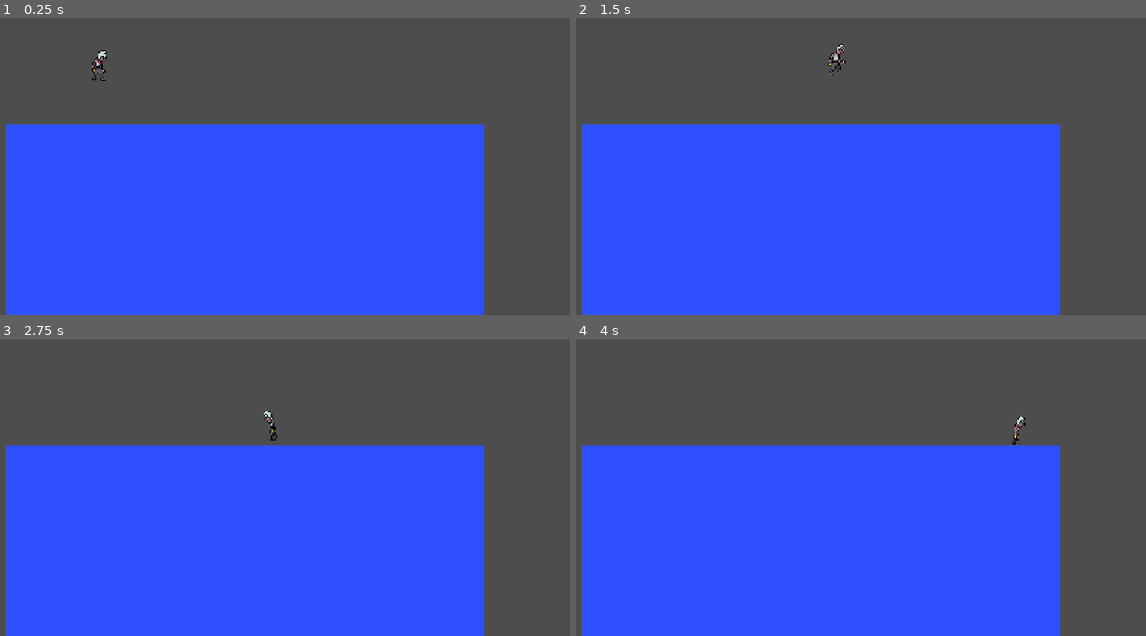
Above: before the commit, frames 1-4 (two rows, left to right).
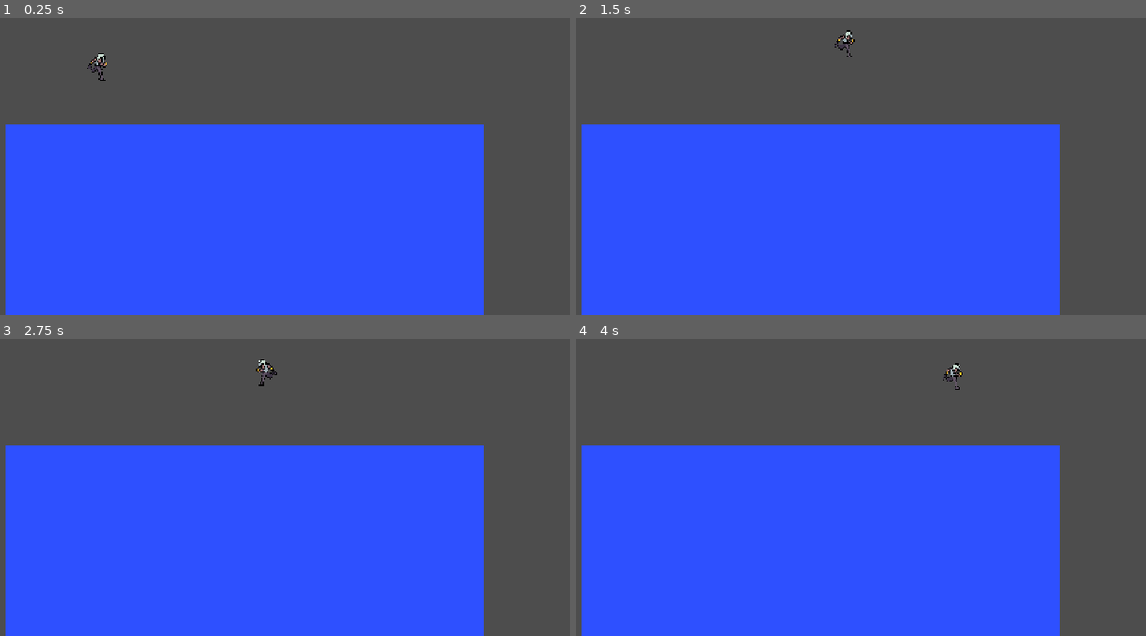
Above: after the commit, the same moments.

Repository: Hirab1/StickRing-Git-
Game: Godot game, scene res://map.tscn
The game is run twice, just before and just after one commit, with the same random seed, the same clock (stepped at 60 frames per second) and the same inputs.
Inputs:
- Up to frame 1 (0.25 s): no input
- Up to frame 2 (1.5 s): hold D (move_right) from 0.53 s (still down); tap Alt (dodge, bound only after the commit) at 0.6 s; tap Space (jump) at 0.77, 1.07 s; tap Shift (dodge, bound only before the commit) at 0.8, 1.35 s
- Up to frame 3 (2.75 s): tap Space (jump) at 1.52, 1.55, 1.82, 2.1 s; release D (move_right) at 2.03 s; hold A (move_left) from 2.03 s (still down); tap Alt (dodge, bound only after the commit) at 2.3 s
- Up to frame 4 (4 s): release A (move_left) at 2.78 s; hold D (move_right) from 2.78 s (still down); tap Alt (dodge, bound only after the commit) at 2.85 s; tap Space (jump) at 3.02, 3.32, 3.77, 3.8 s; tap Shift (dodge, bound only before the commit) at 3.05, 3.6 s

The runs differ from the first frame. In frame 1, 0.1% of the frame differs, in the area x 15-19%, y 10-22%; in frame 2, 0.2%, in the area x 44-49%, y 4-20%; in frame 3, 0.2%; in frame 4, 0.2%.

Commit message:
run, jump,roll, adn death animation

Diff:
--- /dev/null
+++ b/kill_zone.gd
@@ -0,0 +1,9 @@
+extends Area2D
+
+func _ready():
+	body_entered.connect(_on_body_entered)
+
+func _on_body_entered(body):
+	print("Entered kill zone: ", body.name)
+	if body.has_method("die"):
+		body.die()
--- a/map.tscn
+++ b/map.tscn
@@ -1,9 +1,13 @@
 [gd_scene format=3 uid="uid://do5i6fwv1dg83"]
 
 [ext_resource type="PackedScene" uid="uid://bn3m8at1jlbhr" path="res://player.tscn" id="1_c7s6e"]
+[ext_resource type="Script" uid="uid://uxxrvubbefl6" path="res://kill_zone.gd" id="2_wijl4"]
 
 [sub_resource type="RectangleShape2D" id="RectangleShape2D_g4v7s"]
 size = Vector2(740, 300)
+
+[sub_resource type="RectangleShape2D" id="RectangleShape2D_yf5fn"]
+size = Vector2(1036, 18.75)
 
 [node name="Map" type="Node2D" unique_id=2063123110]
 position = Vector2(343, 254)
@@ -23,3 +27,11 @@
 offset_right = 665.0
 offset_bottom = 396.0
 color = Color(0.18039216, 0.3137255, 1, 1)
+
+[node name="KillZone" type="Area2D" parent="." unique_id=241915999]
+position = Vector2(625, 900)
+script = ExtResource("2_wijl4")
+
+[node name="CollisionShape2D" type="CollisionShape2D" parent="KillZone" unique_id=610425145]
+position = Vector2(-350, -529.375)
+shape = SubResource("RectangleShape2D_yf5fn")
--- a/player.gd
+++ b/player.gd
@@ -5,7 +5,8 @@
 @onready var anim = $AnimationPlayer
 
 # Movement Tuning (Soulslike snappy feel)
-const SPEED = 280.0
+const WALK_SPEED = 150.0
+const RUN_SPEED = 280.0
 const ACCELERATION = 2400.0
 const FRICTION = 1800.0
 const JUMP_VELOCITY = -450.0
@@ -15,17 +16,22 @@
 const ROLL_DURATION = 0.28
 const ROLL_COOLDOWN = 0.45
 
+# Death Tuning
+const RESPAWN_DELAY = 1.2
+
 var gravity = ProjectSettings.get_setting("physics/2d/default_gravity")
 
-enum State { NORMAL, ROLLING }
+enum State { NORMAL, ROLLING, DEAD }
 var current_state = State.NORMAL
 
 var roll_timer = 0.0
 var roll_cd_timer = 0.0
 var facing_direction = 1.0
 var is_invulnerable = false
+var spawn_position = Vector2.ZERO
 
 func _ready():
+	spawn_position = global_position
 	if name.is_valid_int():
 		set_multiplayer_authority(name.to_int())
 	else:
@@ -40,6 +46,8 @@
 				handle_normal_movement(delta)
 			State.ROLLING:
 				handle_rolling_movement(delta)
+			State.DEAD:
+				pass # frozen until respawn
 
 		move_and_slide()
 
@@ -48,42 +56,48 @@
 		roll_cd_timer -= delta
 
 func handle_normal_movement(delta):
+	var input_dir = Input.get_axis("move_left", "move_right")
+
 	# Gravity
 	if not is_on_floor():
 		velocity.y += gravity * delta
 
-	# Jump
+	# Roll: A+Alt / D+Alt (needs a direction held)
+	if Input.is_action_just_pressed("dodge") and is_on_floor() and input_dir != 0 and roll_cd_timer <= 0.0:
+		facing_direction = sign(input_dir)
+		sprite.flip_h = facing_direction < 0
+		start_roll()
+		return
+
+	# Jump: Space (works while holding A or D too)
 	if Input.is_action_just_pressed("jump") and is_on_floor():
 		velocity.y = JUMP_VELOCITY
 
 	# Horizontal Acceleration & Deceleration
-	var input_dir = Input.get_axis("move_left", "move_right")
 	if input_dir != 0:
-		velocity.x = move_toward(velocity.x, input_dir * SPEED, ACCELERATION * delta)
+		var is_running = Input.is_action_pressed("run")
+		var target_speed = RUN_SPEED if is_running else WALK_SPEED
+
+		velocity.x = move_toward(velocity.x, input_dir * target_speed, ACCELERATION * delta)
 		facing_direction = sign(input_dir)
+		sprite.flip_h = facing_direction < 0
 
-		# --- VISUAL FLIP (Faces left when moving left) ---
-		if facing_direction == -1:
-			sprite.flip_h = true
-		else:
-			sprite.flip_h = false
-
-		# --- PLAY WALK ANIMATION ---
 		if is_on_floor():
-			anim.play("walk")
+			anim.play("run" if is_running else "walk")
 	else:
 		velocity.x = move_toward(velocity.x, 0, FRICTION * delta)
 
-		# --- PLAY IDLE ANIMATION WHEN STOPPED ---
 		if is_on_floor():
 			anim.play("idle")
 
-	# Roll / Dodge Check
-	if Input.is_action_just_pressed("dodge") and is_on_floor() and roll_cd_timer <= 0.0:
-		start_roll()
+	# --- JUMP / AIR ANIMATION ---
+	if not is_on_floor() or velocity.y < 0:
+		if anim.assigned_animation != "jump":
+			anim.play("jump")
 
 func start_roll():
 	current_state = State.ROLLING
+	anim.play("roll")
 	roll_timer = ROLL_DURATION
 	roll_cd_timer = ROLL_COOLDOWN
 	is_invulnerable = true
@@ -97,3 +111,21 @@
 	if roll_timer <= 0:
 		is_invulnerable = false
 		current_state = State.NORMAL
+
+# --- Death / Respawn ---
+func die():
+	if current_state == State.DEAD:
+		return
+	current_state = State.DEAD
+	is_invulnerable = true
+	velocity = Vector2.ZERO
+	anim.play("death")
+	await get_tree().create_timer(RESPAWN_DELAY).timeout
+	respawn()
+
+func respawn():
+	global_position = spawn_position
+	velocity = Vector2.ZERO
+	is_invulnerable = false
+	current_state = State.NORMAL
+	anim.play("idle")
--- a/player.tscn
+++ b/player.tscn
@@ -22,6 +22,23 @@
 "values": [12]
 }
 
+[sub_resource type="Animation" id="Animation_dw050"]
+resource_name = "death"
+length = 0.7
+step = 0.02
+tracks/0/type = "value"
+tracks/0/imported = false
+tracks/0/enabled = true
+tracks/0/path = NodePath("Sprite2D:frame")
+tracks/0/interp = 1
+tracks/0/loop_wrap = true
+tracks/0/keys = {
+"times": PackedFloat32Array(0, 0.06, 0.1, 0.14, 0.18),
+"transitions": PackedFloat32Array(1, 1, 1, 1, 1),
+"update": 1,
+"values": [37, 38, 39, 40, 41]
+}
+
 [sub_resource type="Animation" id="Animation_i3pqv"]
 resource_name = "idle"
 loop_mode = 1
@@ -36,6 +53,56 @@
 "transitions": PackedFloat32Array(1, 1, 1),
 "update": 1,
 "values": [13, 12, 13]
+}
+
+[sub_resource type="Animation" id="Animation_2hs0m"]
+resource_name = "jump"
+tracks/0/type = "value"
+tracks/0/imported = false
+tracks/0/enabled = true
+tracks/0/path = NodePath("Sprite2D:frame")
+tracks/0/interp = 1
+tracks/0/loop_wrap = true
+tracks/0/keys = {
+"times": PackedFloat32Array(0, 0.033333335, 0.06666667, 0.10000001),
+"transitions": PackedFloat32Array(1, 1, 1, 1),
+"update": 1,
+"values": [4, 5, 6, 7]
+}
+
+[sub_resource type="Animation" id="Animation_1jxqw"]
+resource_name = "roll"
+length = 0.27999999999999997
+step = 0.047
+tracks/0/type = "value"
+tracks/0/imported = false
+tracks/0/enabled = true
+tracks/0/path = NodePath("Sprite2D:frame")
+tracks/0/interp = 1
+tracks/0/loop_wrap = true
+tracks/0/keys = {
+"times": PackedFloat32Array(0, 0.047, 0.094, 0.141, 0.188, 0.23499998, 0.28),
+"transitions": PackedFloat32Array(1, 1, 1, 1, 1, 1, 1),
+"update": 1,
+"values": [48, 49, 50, 51, 52, 53, 53]
+}
+
+[sub_resource type="Animation" id="Animation_sweqy"]
+resource_name = "run"
+length = 0.86
+loop_mode = 1
+step = 0.07
+tracks/0/type = "value"
+tracks/0/imported = false
+tracks/0/enabled = true
+tracks/0/path = NodePath("Sprite2D:frame")
+tracks/0/interp = 1
+tracks/0/loop_wrap = true
+tracks/0/keys = {
+"times": PackedFloat32Array(0, 0.07, 0.14, 0.21000001, 0.28, 0.35, 0.42000002, 0.49, 0.56, 0.63),
+"transitions": PackedFloat32Array(1, 1, 1, 1, 1, 1, 1, 1, 1, 1),
+"update": 1,
+"values": [1, 2, 3, 4, 5, 6, 7, 8, 9, 10]
 }
 
 [sub_resource type="Animation" id="Animation_hqtel"]
@@ -57,7 +124,11 @@
 [sub_resource type="AnimationLibrary" id="AnimationLibrary_hqtel"]
 _data = {
 &"RESET": SubResource("Animation_onrkg"),
+&"death": SubResource("Animation_dw050"),
 &"idle": SubResource("Animation_i3pqv"),
+&"jump": SubResource("Animation_2hs0m"),
+&"roll": SubResource("Animation_1jxqw"),
+&"run": SubResource("Animation_sweqy"),
 &"walk": SubResource("Animation_hqtel")
 }
 
--- a/project.godot
+++ b/project.godot
@@ -29,7 +29,7 @@
 }
 dodge={
 "deadzone": 0.2,
-"events": [Object(InputEventKey,"resource_local_to_scene":fa …(146 unchanged characters)… se,"keycode":0,"physical_keycode":4194325,"key_label":0,"unicode":0,"location":0,"echo":false,"script":null)
+"events": [Object(InputEventKey,"resource_local_to_scene":fa …(146 unchanged characters)… se,"keycode":0,"physical_keycode":4194328,"key_label":0,"unicode":0,"location":0,"echo":false,"script":null)
 ]
 }
 move_left={
@@ -42,6 +42,11 @@
 "events": [Object(InputEventKey,"resource_local_to_scene":false,"resource_name":"","device":-1,"window_id":0,"alt_press …(192 unchanged characters)…
 ]
 }
+run={
+"deadzone": 0.2,
+"events": [Object(InputEventKey,"resource_local_to_scene":false,"resource_name":"","device":-1,"window_id":0,"alt_pressed":false,"shift_pressed":false,"ctrl_pressed":false,"meta_pressed":false,"pressed":false,"keycode":0,"physical_keycode":4194325,"key_label":0,"unicode":0,"location":0,"echo":false,"script":null)
+]
+}
 
 [physics]
 
Not shown, added: kill_zone.gd.uid
